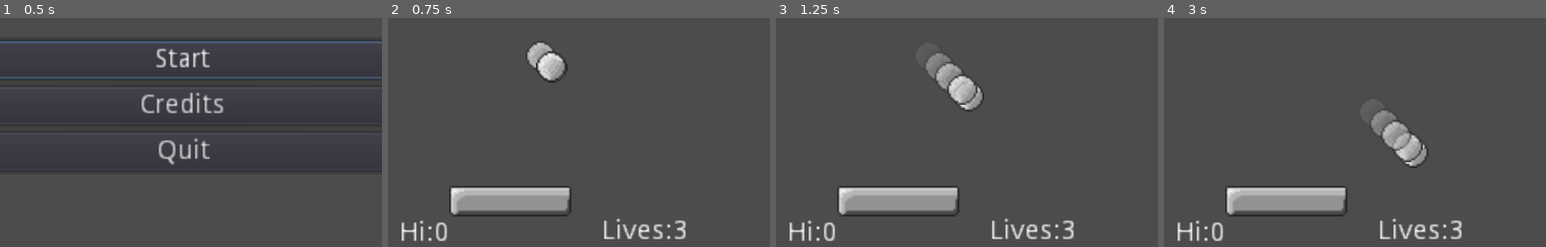
Above: before the commit, frames 1-4 (left to right).
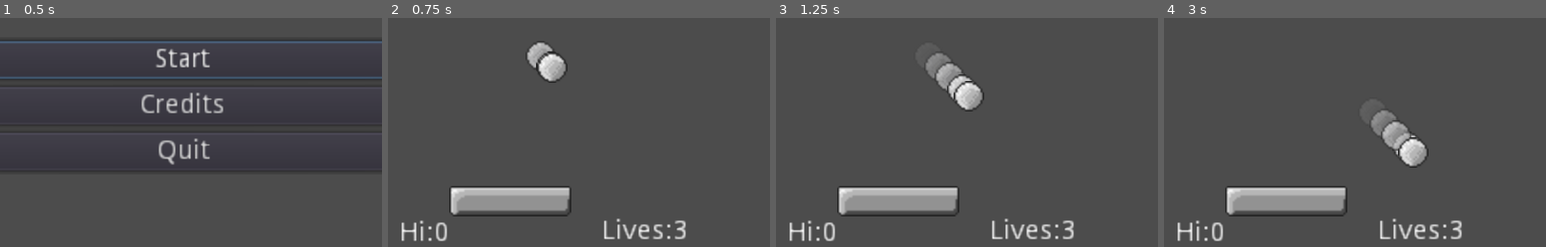
Above: after the commit, the same moments.

Repository: pokeparadox/godotoid
Game: Godot game, scene res://Title.tscn
Same seed, same stepped clock (60 frames per second), same inputs: the game is played once before the commit and once after it. Sound files missing from this copy of the repository are replaced by a short silence.
Inputs:
- Up to frame 1 (0.5 s): no input
- Up to frame 2 (0.75 s): click "Start" at 0.5 s
- Up to frame 3 (1.25 s): no input
- Up to frame 4 (3 s): tap Enter (ui_accept) at 1.25, 1.52 s; hold Right (ui_right) 1.28-2 s; click "Continue" at 2 s; hold Down (ui_down) from 2.78 s (still down)
The pictures show only the part of the screen within x 26-76%, y 50-100%; the shares and areas given below are measured in that part.

Frame 1 is identical in both runs. In frame 2, 0.2% of the frame differs, in the area x 39-47%, y 15-28%; in frame 3, 0.4%; in frame 4, 0.5%, in the area x 61-68%, y 52-63%.

Commit message:
Fxed draw order
Minor tweak to draw order to make the trail look better.

Diff:
--- a/Ball/Ball.tscn
+++ b/Ball/Ball.tscn
@@ -18,9 +18,6 @@
 [node name="Ball" type="KinematicBody2D"]
 script = ExtResource( 2 )
 
-[node name="Sprite" type="Sprite" parent="."]
-texture = ExtResource( 1 )
-
 [node name="Trail" type="CPUParticles2D" parent="."]
 material = SubResource( 1 )
 amount = 4
@@ -31,5 +28,8 @@
 gravity = Vector2( 0, 0 )
 color_ramp = SubResource( 4 )
 
+[node name="Sprite" type="Sprite" parent="."]
+texture = ExtResource( 1 )
+
 [node name="CollisionShape2D" type="CollisionShape2D" parent="."]
 shape = SubResource( 3 )
